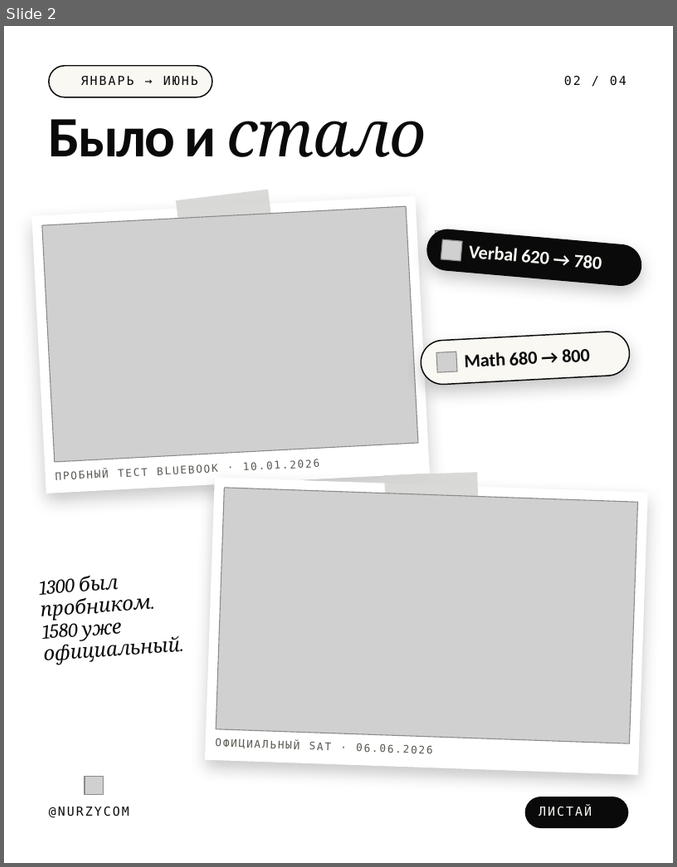
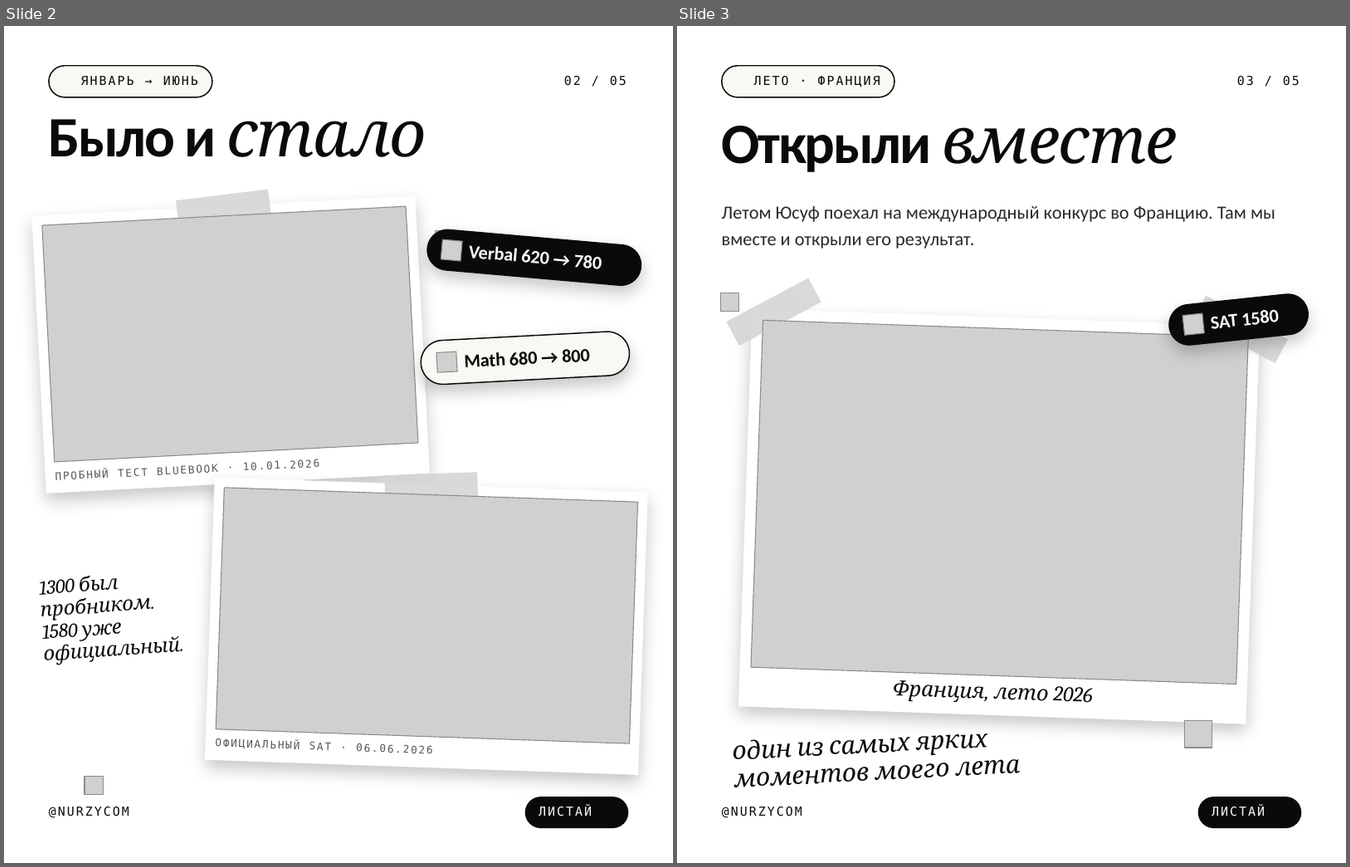
Before and after one commit to galiandojonathan-ship-it1/nurzycom_brand, a slide deck: social/pptx/yussuf-1580.pptx. Shown side by side, each under a label of ours: slide 2 before the commit, slides 2 and 3 after it. The pictures are 677x867 and 1350x867 pixels, drawn with LibreOffice and Linux fonts; fonts in the diff are those of the drawing; grey boxes stand for pictures; background and template pictures are left out. Boxes give left, top, right and bottom in pixels: in the first picture for what was removed or moved away, otherwise in the second. Text is boxed around its words. In the diff, an @@ line names an element or a change of style, - is before the commit and + after.

```diff
--- a/social/pptx/yussuf-1580.pptx
+++ b/social/pptx/yussuf-1580.pptx
@@ slide 3 added at [677,26,1346,863], background picture (left out) @@
@@ rounded rectangle added at [722,65,894,97], fill #FAF8F3, outline #0A0A0A 1 pt @@
@@ text added at [754,76,880,87], 10 pt, text #0A0A0A @@
+ЛЕТО · ФРАНЦИЯ
@@ text added at [1237,76,1299,86], 10 pt, text #0A0A0A @@
+03 / 05
@@ text added at [722,126,1177,172], 46 pt, text #0A0A0A, bold @@
+Открыли вместе
@@ text added at [722,206,1275,248], 15 pt, text #2B2A27 @@
+Летом Юсуф поехал на международный конкурс во Францию. Там мы вместе и открыли его результат.
@@ picture added at [721,292,739,312] @@
@@ rectangle added at [726,277,821,346], fill #D5D5D4 at 90% opacity @@
@@ rounded rectangle added at [1167,292,1311,348], fill #0A0A0A @@
@@ rectangle added at [1193,296,1288,364], fill #D5D5D4 at 90% opacity @@
@@ rectangle added at [738,308,1259,723], fill #FFFFFF @@
@@ picture added at [751,320,1247,683] @@
@@ picture added at [1182,313,1204,335] @@
@@ text added at [1212,309,1280,329], 15 pt, text #FAF8F3, bold @@
+SAT 1580
@@ text added at [893,675,1092,702], 17 pt, text #0A0A0A, italic @@
+Франция, лето 2026
@@ picture added at [1184,720,1212,747] @@
@@ text added at [733,733,988,787], 20 pt, text #0A0A0A, italic @@
+один из самых ярких
+моментов моего лета
@@ rounded rectangle added at [1198,795,1301,827], fill #0A0A0A @@
@@ text added at [722,806,802,818], 10 pt, text #0A0A0A @@
+@NURZYCOM
@@ text added at [1212,806,1265,816], 10 pt, text #FAF8F3 @@
+ЛИСТАЙ
@@ slide 2 changed as well @@
@@ text at [564,76,626,86]: text changed @@
-02 / 04
+02 / 05
```
Also in this commit, not shown: 2 other slides changed, 1 other slide added, 1 slide removed, 13 other files.
